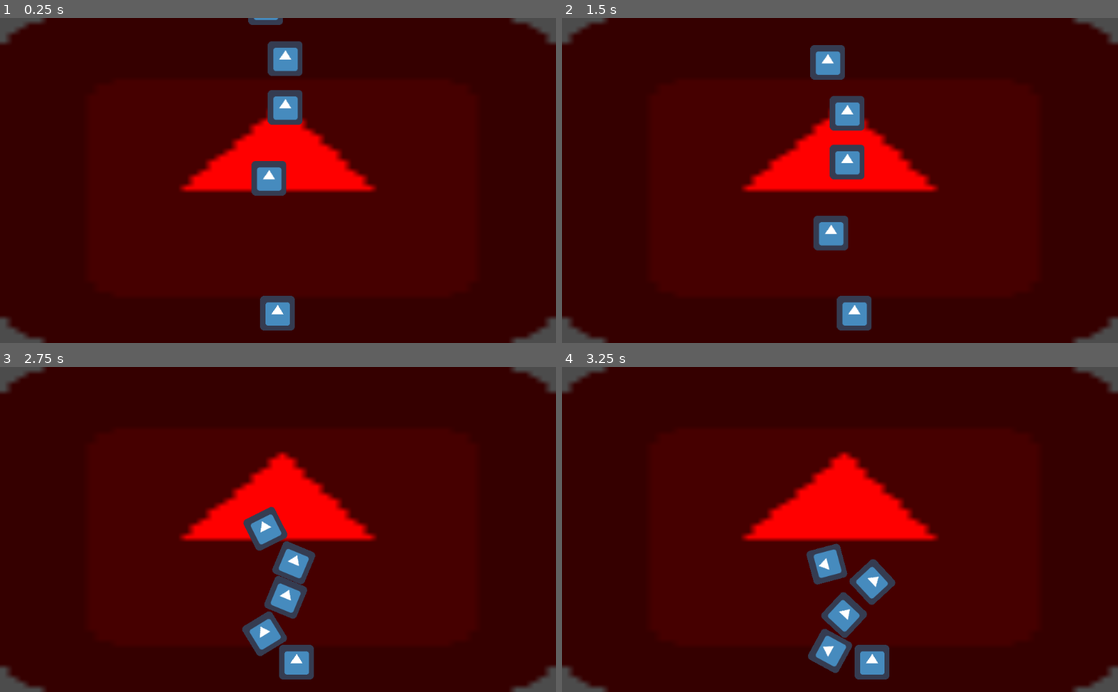
Above: before the commit, frames 1-4 (two rows, left to right).
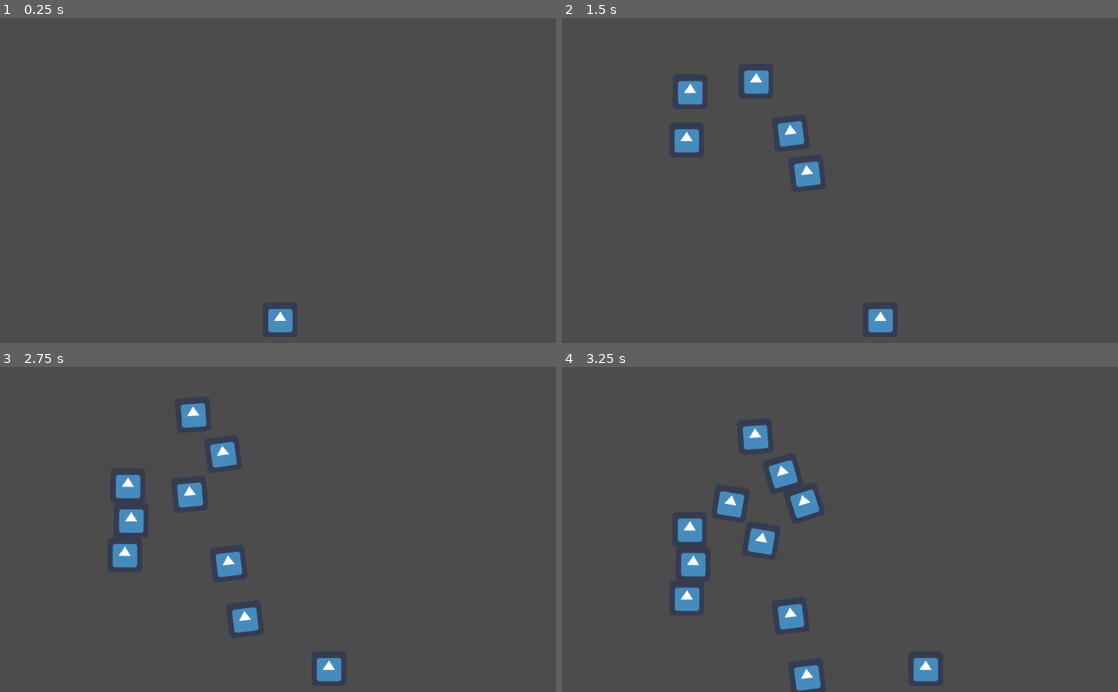
Above: after the commit, the same moments.

Repository: ludum-rlyeh/LD49-Unstable
Game: Godot game, scene res://Scenes/LevelTest.tscn
Two runs of this game, one before a commit and one after it. Both use one fixed random seed, a clock stepped at 60 frames per second and the inputs below. Before the commit the project starts from res://Scenes/Main.tscn. The engine's default icon, where the game draws it, is replaced by a stand-in: a white triangle on a blue panel in a dark square.
Inputs:
- Up to frame 1 (0.25 s): no input
- Up to frame 2 (1.5 s): tap Enter (ui_accept) at 0.5, 0.6, 0.77, 1.07, 1.35 s; hold Right (ui_right) 0.53-1.28 s; hold Left (ui_left) from 1.28 s (still down)
- Up to frame 3 (2.75 s): tap Enter (ui_accept) at 1.52, 1.82, 2.1 s; release Left (ui_left) at 2.03 s; hold Right (ui_right) from 2.03 s (still down)
- Up to frame 4 (3.25 s): keep holding Right (ui_right); tap Enter (ui_accept) at 2.85, 3.02 s

The runs differ from the first frame. In frame 1, 98% of the frame differs, in the area x 0-100%, y 0-100%; in frame 2, 97%; in frame 3, 97%; in frame 4, 97%.

Commit message:
add scene with popping falling objects

Diff:
--- /dev/null
+++ b/Scenes/FallingObject.tscn
@@ -0,0 +1,19 @@
+[gd_scene load_steps=4 format=2]
+
+[ext_resource path="res://icon.png" type="Texture" id=1]
+
+[sub_resource type="PhysicsMaterial" id=1]
+rough = true
+absorbent = true
+
+[sub_resource type="RectangleShape2D" id=2]
+extents = Vector2( 32, 32 )
+
+[node name="FallingObject" type="RigidBody2D"]
+physics_material_override = SubResource( 1 )
+
+[node name="icon" type="Sprite" parent="."]
+texture = ExtResource( 1 )
+
+[node name="CollisionShape2D" type="CollisionShape2D" parent="."]
+shape = SubResource( 2 )
--- /dev/null
+++ b/Scenes/LevelTest.tscn
@@ -0,0 +1,19 @@
+[gd_scene load_steps=3 format=2]
+
+[ext_resource path="res://Scenes/Player.tscn" type="PackedScene" id=1]
+[ext_resource path="res://Scripts/LevelTest.gd" type="Script" id=2]
+
+[node name="LevelTest" type="Node2D"]
+script = ExtResource( 2 )
+
+[node name="Player" parent="." instance=ExtResource( 1 )]
+position = Vector2( 515.905, 557.178 )
+speed = Vector2( 128, 0 )
+
+[node name="Zone" type="Node2D" parent="."]
+
+[node name="Min" type="Position2D" parent="Zone"]
+position = Vector2( 204.016, 65.9265 )
+
+[node name="Max" type="Position2D" parent="Zone"]
+position = Vector2( 453.467, 271.724 )
--- /dev/null
+++ b/Scripts/LevelTest.gd
@@ -0,0 +1,18 @@
+extends Node2D
+
+var _falling_object_resource = preload("res://Scenes/FallingObject.tscn")
+onready var _zone = $Zone
+
+func _process(delta):
+	if Input.is_action_just_pressed("ui_accept"):
+		pop_falling_object_in_zone(_zone.get_node("Min").global_position, _zone.get_node("Max").global_position)
+
+func instance_falling_object(position : Vector2) -> RigidBody2D :
+	var object = _falling_object_resource.instance()
+	object.position = position
+	return object
+
+func pop_falling_object_in_zone(position_min : Vector2, position_max : Vector2) -> void:
+	var pos = Vector2(rand_range(position_min.x, position_max.x), rand_range(position_min.y, position_max.y))
+	var object = instance_falling_object(pos)
+	call_deferred("add_child", object)
--- a/project.godot
+++ b/project.godot
@@ -11,7 +11,7 @@
 [application]
 
 config/name="LD49-Unstable"
-run/main_scene="res://Scenes/Main.tscn"
+run/main_scene="res://Scenes/LevelTest.tscn"
 config/icon="res://icon.png"
 
 [physics]
